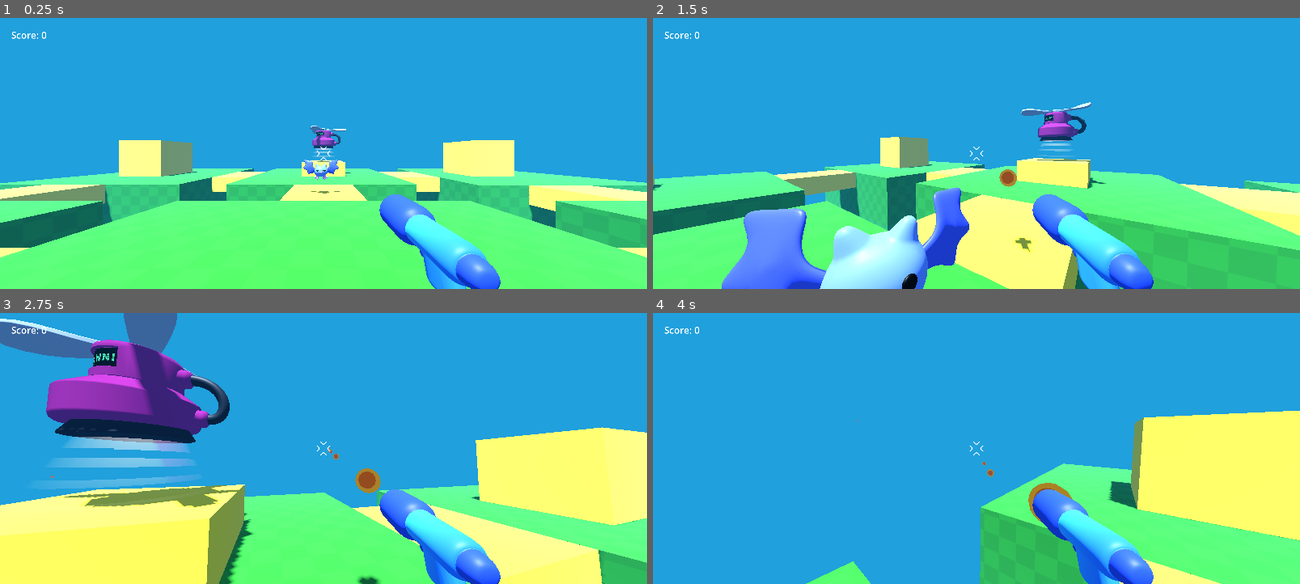
Above: before the commit, frames 1-4 (two rows, left to right).
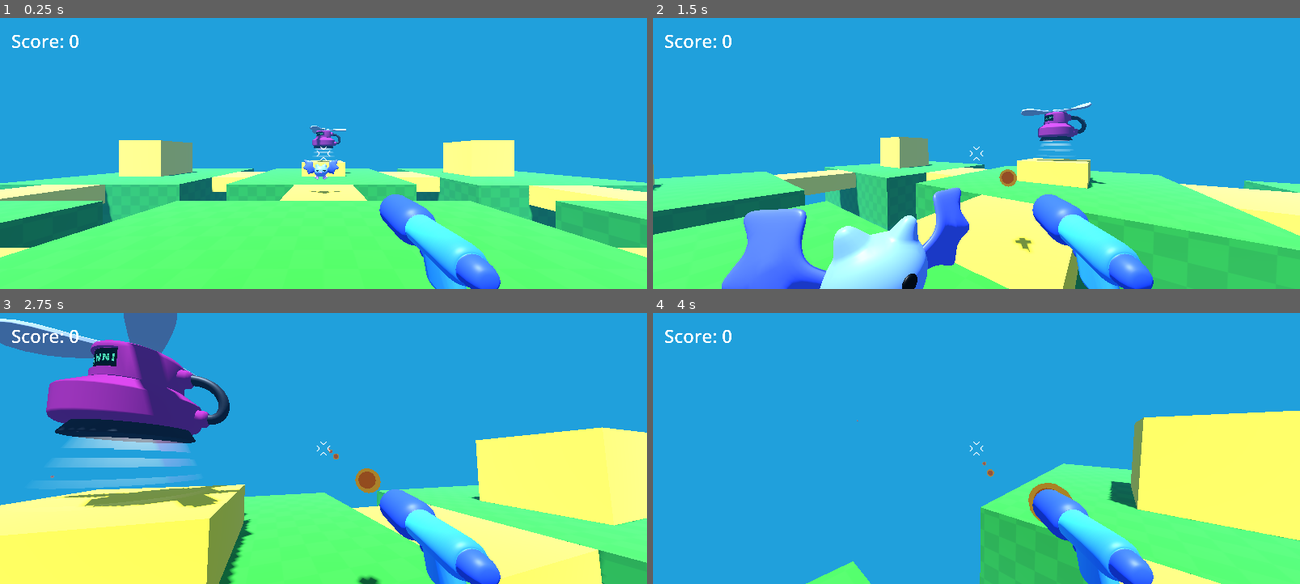
Above: after the commit, the same moments.

Repository: aloepker/first-practice-3d-game-project
Game: Godot game, scene res://game.tscn
The game is run twice, just before and just after one commit, with the same random seed, the same clock (stepped at 60 frames per second) and the same inputs.
Inputs (mouse positions are in pixels of both pictures, inside the frame that each line leads up to):
- Up to frame 1 (0.25 s): no input
- Up to frame 2 (1.5 s): move the mouse to (1008, 153) at 0.52 s; hold Right mouse button (shoot) 0.53-1.28 s; hold W (move_forward) from 0.53 s (still down); tap Space (jump) at 0.77 s; move the mouse to (944, 153) at 1.27 s; right-click (944, 153) at 1.35 s
- Up to frame 3 (2.75 s): keep holding W (move_forward); tap Space (jump) at 1.52 s; move the mouse to (336, 443) at 2.02 s; hold Right mouse button (shoot) from 2.03 s (still down)
- Up to frame 4 (4 s): keep holding W (move_forward); move the mouse to (970, 453) at 2.77 s; release Right mouse button (shoot) at 2.78 s; right-click (970, 453) at 2.85 s; tap Space (jump) at 3.02, 3.77 s; move the mouse to (1021, 451) at 3.52 s; hold Right mouse button (shoot) from 3.53 s (still down)

The runs differ from the first frame. In frame 1, 0.2% of the frame differs, in the area x 1-13%, y 5-12%; in frame 2, 0.2%; in frame 3, 0.2%; in frame 4, 0.2%.
Error before the commit: Invalid call to function 'connect' in base 'Signal'. Expected 2 argument(s). (res://game.gd:8)

Commit message:
set functions to signals and also to increment a score counter that is displayed on the score label. aparently calling the function cant end with the parentheses, id (), but this was debugged quickly and the score counter now works as intended! :D

Diff:
--- a/game.gd
+++ b/game.gd
@@ -1,8 +1,13 @@
 extends Node3D
 
+var player_score = 0
+
+@onready var label: Label = %Label
+
 func increase_score():
-	pass
+	player_score += 1
+	label.text = "Score: " + str(player_score)
 
 # function called when a new mob is spawned via signal
 func _on_mob_spawner_3d_mob_spawned(mob):
-	mob.died.connect()
+	mob.died.connect(increase_score)
--- a/game.tscn
+++ b/game.tscn
@@ -8,7 +8,7 @@
 [ext_resource type="PackedScene" uid="uid://cupxspq3165k5" path="res://mob/spawner/mob_spawner_3d.tscn" id="5_7jktm"]
 
 [sub_resource type="LabelSettings" id="LabelSettings_0ox0n"]
-font_size = 50
+font_size = 96
 
 [sub_resource type="Environment" id="Environment_fdjtx"]
 background_mode = 1
@@ -27,6 +27,7 @@
 transform = Transform3D(1, 0, 0, 0, 1, 0, 0, 0, 1, 0, 1, -13)
 
 [node name="Label" type="Label" parent="." unique_id=1665379559]
+unique_name_in_owner = true
 offset_left = 60.0
 offset_top = 56.0
 offset_right = 249.0
